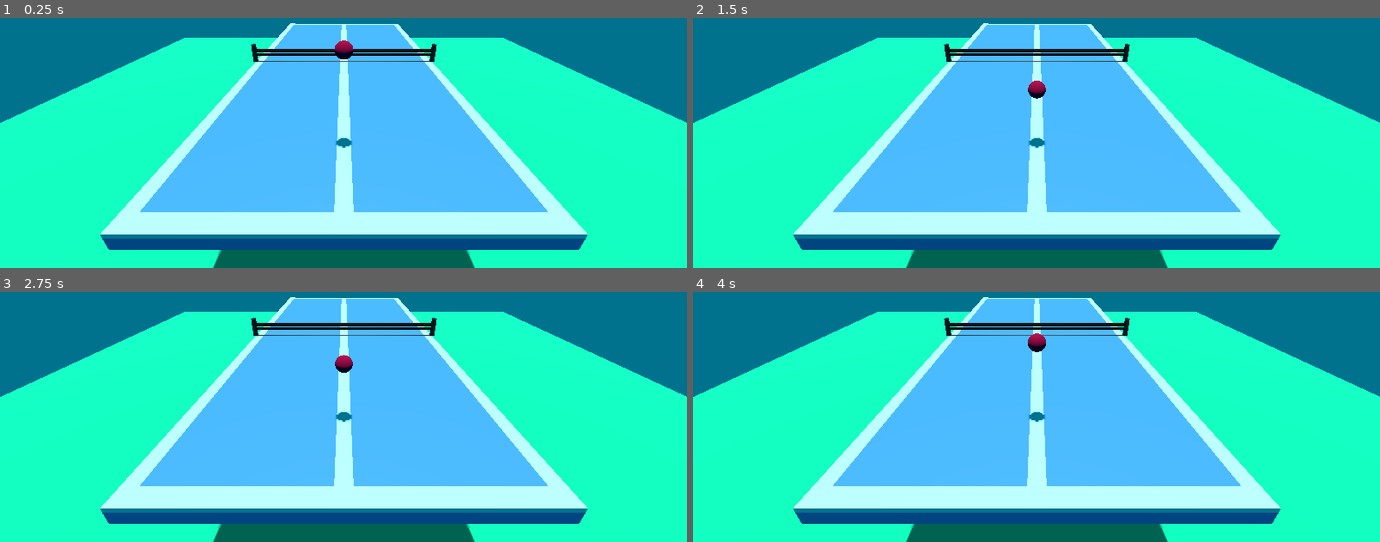
Above: before the commit, frames 1-4 (two rows, left to right).
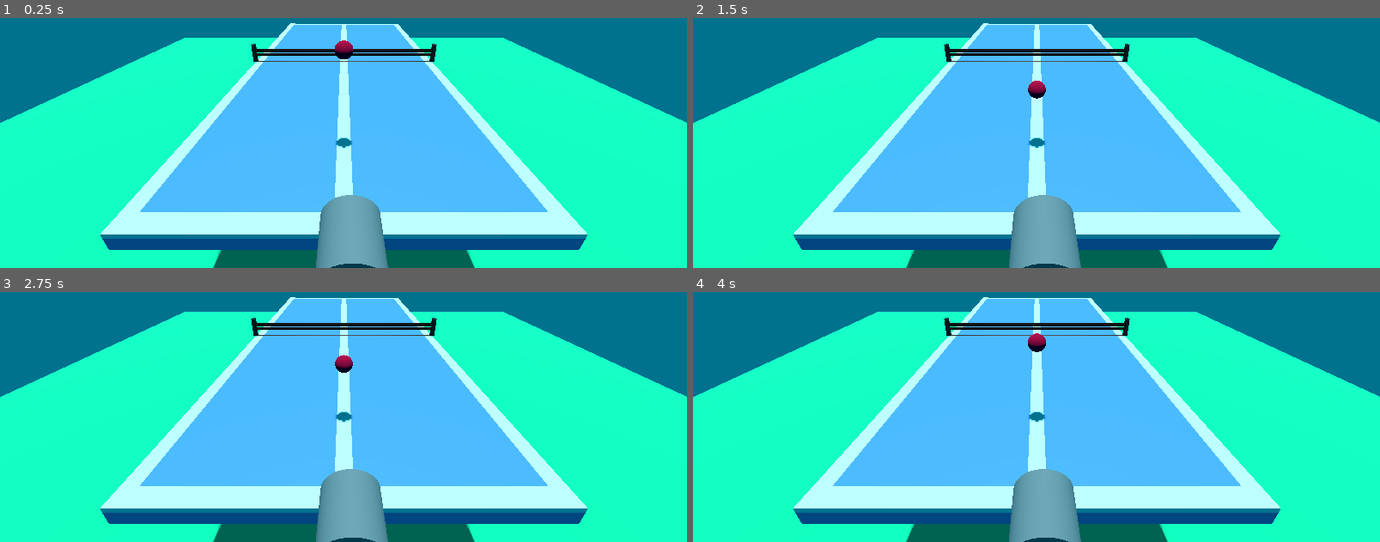
Above: after the commit, the same moments.

Repository: Christian2BDev/InfSE52
Game: Godot game, scene res://game.tscn
Same seed, same stepped clock (60 frames per second), same inputs: the game is played once before the commit and once after it.
Inputs:
- Up to frame 1 (0.25 s): no input
- Up to frame 2 (1.5 s): tap Enter at 1.25 s
- Up to frame 3 (2.75 s): no input
- Up to frame 4 (4 s): tap Space at 3.5 s

The runs differ from the first frame. In frame 1, 2.6% of the frame differs, in the area x 46-57%, y 70-100%; in frame 2, 2.6%; in frame 3, 2.6%; in frame 4, 2.6%.

Commit message:
poging tot een pingpongbatje

Diff:
--- a/game.tscn
+++ b/game.tscn
@@ -30,6 +30,11 @@
 [sub_resource type="PlaneMesh" id="PlaneMesh_7rggq"]
 material = SubResource("StandardMaterial3D_vv673")
 size = Vector2(100, 100)
+
+[sub_resource type="CylinderShape3D" id="CylinderShape3D_huocg"]
+radius = 1.0
+
+[sub_resource type="CylinderMesh" id="CylinderMesh_qd2jw"]
 
 [node name="Node3D" type="Node3D"]
 
@@ -70,3 +75,15 @@
 [node name="MeshInstance3D" type="MeshInstance3D" parent="StaticBody3D"]
 mesh = SubResource("PlaneMesh_7rggq")
 skeleton = NodePath("")
+
+[node name="batje" type="StaticBody3D" parent="."]
+transform = Transform3D(1, 0, 0, 0, 1, 0, 0, 0, 1, 1.04463, 4.30883, 4.77437)
+
+[node name="CollisionShape3D" type="CollisionShape3D" parent="batje"]
+transform = Transform3D(1, 0, 0, 0, -4.37114e-08, -1, 0, 1, -4.37114e-08, -0.77628, 8.68652, 17.1519)
+shape = SubResource("CylinderShape3D_huocg")
+
+[node name="MeshInstance3D" type="MeshInstance3D" parent="batje"]
+transform = Transform3D(2, 0, 0, 0, -4.37114e-08, -2, 0, 1, -8.74228e-08, -0.827234, 9.09615, 17.2286)
+mesh = SubResource("CylinderMesh_qd2jw")
+skeleton = NodePath("../CollisionShape3D")
Not shown: 1 places in game.tscn that only renumber resources
Binary file added: img/Tafeltennisbatje.jpg
Not shown, added: img/Tafeltennisbatje.jpg.import
Binary file added: scenes/Tafeltennisbatje.jpg
Not shown, added: scenes/Tafeltennisbatje.jpg.import
